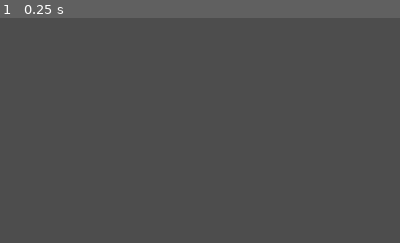
Above: before the commit, frame 1.
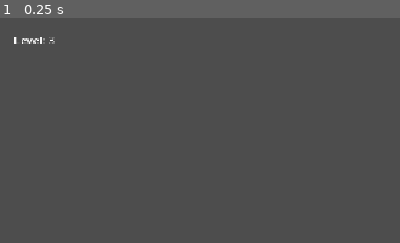
Above: after the commit, the same moment.

Repository: Mareruma/Bounce-Back
Game: Godot game, scene res://Scenes/Levels/level_3.tscn
The game is run twice, just before and just after one commit, with the same random seed, the same clock (stepped at 60 frames per second) and the same inputs. This scene is started directly instead of the project's main scene.
Inputs:
- Up to frame 1 (0.25 s): no input
The pictures show only the part of the screen within x 0-50%, y 0-50%; the shares and areas given below are measured in that part.

The runs differ from the first frame. In frame 1, 0.2% of the frame differs, in the area x 3-14%, y 8-12%.

Commit message:
update level numbers

Diff:
--- a/Scenes/Levels/level_3.tscn
+++ b/Scenes/Levels/level_3.tscn
@@ -8,6 +8,7 @@
 [ext_resource type="Script" uid="uid://bydaj0u4gk1uh" path="res://Scripts/Levels/platform_vertical.gd" id="6_sy7oa"]
 [ext_resource type="Script" uid="uid://b0y5bi7uy1rwk" path="res://Scripts/Levels/animatable_body_2d.gd" id="7_md4x4"]
 [ext_resource type="Script" uid="uid://c4w16ugx4wm4f" path="res://Scripts/Levels/animatable_body_2d_oposite.gd" id="8_x1k1j"]
+[ext_resource type="PackedScene" uid="uid://pglt4rjbo7ty" path="res://Scenes/ui.tscn" id="9_4ahh4"]
 
 [sub_resource type="TileSetAtlasSource" id="TileSetAtlasSource_4dpyx"]
 texture = ExtResource("2_x1k1j")
@@ -115,5 +116,7 @@
 offset_right = 458.0
 offset_bottom = 296.0
 
+[node name="UI" parent="." unique_id=151335542 instance=ExtResource("9_4ahh4")]
+
 [connection signal="body_entered" from="Finish" to="." method="_on_area_2d_body_entered"]
 [connection signal="body_entered" from="Void" to="." method="_on_void_body_entered"]
--- a/Scenes/Levels/level_4.tscn
+++ b/Scenes/Levels/level_4.tscn
@@ -7,6 +7,7 @@
 [ext_resource type="Texture2D" uid="uid://y3kg388pmj4w" path="res://Assets/carrot.png" id="5_3asqb"]
 [ext_resource type="Script" uid="uid://bydaj0u4gk1uh" path="res://Scripts/Levels/platform_vertical.gd" id="6_slbhm"]
 [ext_resource type="Script" uid="uid://b0y5bi7uy1rwk" path="res://Scripts/Levels/animatable_body_2d.gd" id="7_i5g5g"]
+[ext_resource type="PackedScene" uid="uid://pglt4rjbo7ty" path="res://Scenes/ui.tscn" id="8_h0uxt"]
 
 [sub_resource type="TileSetAtlasSource" id="TileSetAtlasSource_4dpyx"]
 texture = ExtResource("2_h0uxt")
@@ -113,5 +114,7 @@
 offset_right = 919.0
 offset_bottom = 362.0
 
+[node name="UI" parent="." unique_id=151335542 instance=ExtResource("8_h0uxt")]
+
 [connection signal="body_entered" from="Finish" to="." method="_on_area_2d_body_entered"]
 [connection signal="body_entered" from="Void" to="." method="_on_void_body_entered"]
--- a/Scenes/Levels/level_5.tscn
+++ b/Scenes/Levels/level_5.tscn
@@ -7,6 +7,7 @@
 [ext_resource type="Texture2D" uid="uid://y3kg388pmj4w" path="res://Assets/carrot.png" id="5_evokg"]
 [ext_resource type="Script" uid="uid://bydaj0u4gk1uh" path="res://Scripts/Levels/platform_vertical.gd" id="6_3koi7"]
 [ext_resource type="Script" uid="uid://b0y5bi7uy1rwk" path="res://Scripts/Levels/animatable_body_2d.gd" id="7_20kd1"]
+[ext_resource type="PackedScene" uid="uid://pglt4rjbo7ty" path="res://Scenes/ui.tscn" id="8_reooa"]
 
 [sub_resource type="TileSetAtlasSource" id="TileSetAtlasSource_4dpyx"]
 texture = ExtResource("2_reooa")
@@ -112,5 +113,7 @@
 offset_right = 919.0
 offset_bottom = 362.0
 
+[node name="UI" parent="." unique_id=151335542 instance=ExtResource("8_reooa")]
+
 [connection signal="body_entered" from="Finish" to="." method="_on_area_2d_body_entered"]
 [connection signal="body_entered" from="Void" to="." method="_on_void_body_entered"]
--- a/Scripts/Levels/level_3.gd
+++ b/Scripts/Levels/level_3.gd
@@ -1,5 +1,8 @@
 extends Node2D
+@onready var ui = $UI
 
+func _ready() -> void:
+	ui.update_score(3)
 func _on_area_2d_body_entered(body: Node2D) -> void:
 	if body.name == "Duck":
 		get_tree().call_deferred("change_scene_to_file", "res://Scenes/Levels/level_4.tscn")
--- a/Scripts/Levels/level_4.gd
+++ b/Scripts/Levels/level_4.gd
@@ -1,5 +1,8 @@
 extends Node2D
+@onready var ui = $UI
 
+func _ready() -> void:
+	ui.update_score(4)
 func _on_area_2d_body_entered(body: Node2D) -> void:
 	if body.name == "Duck":
 		get_tree().call_deferred("change_scene_to_file", "res://Scenes/Levels/level_5.tscn")
--- a/Scripts/Levels/level_5.gd
+++ b/Scripts/Levels/level_5.gd
@@ -1,5 +1,8 @@
 extends Node2D
+@onready var ui = $UI
 
+func _ready() -> void:
+	ui.update_score(5)
 func _on_area_2d_body_entered(body: Node2D) -> void:
 	if body.name == "Duck":
 		get_tree().call_deferred("change_scene_to_file", "res://Scenes/game.tscn")
